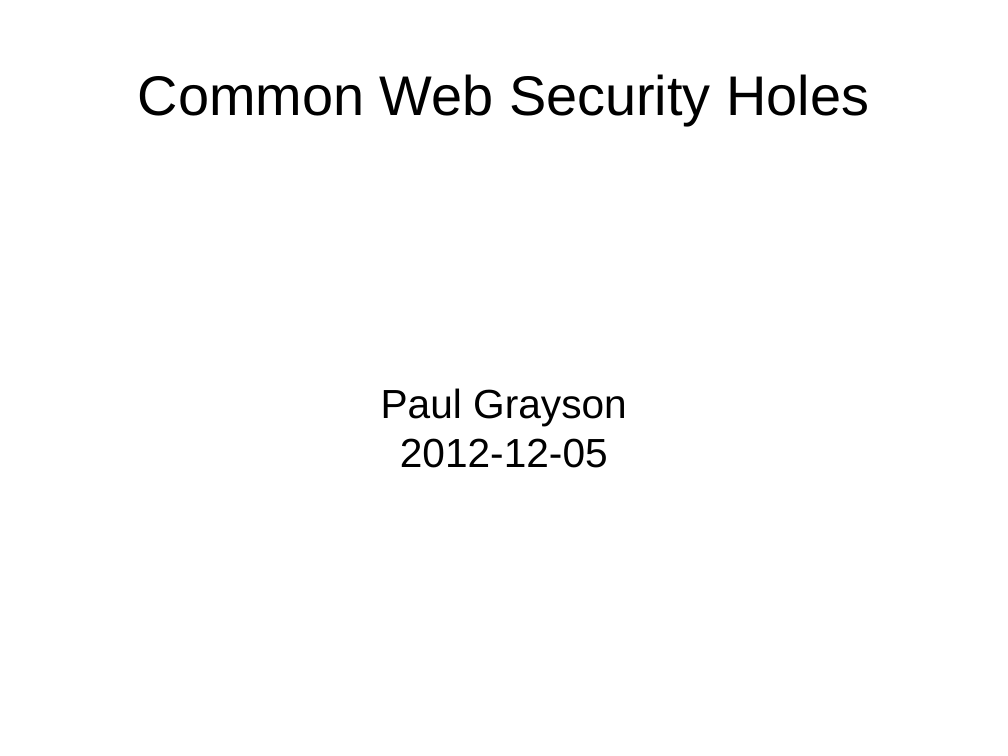
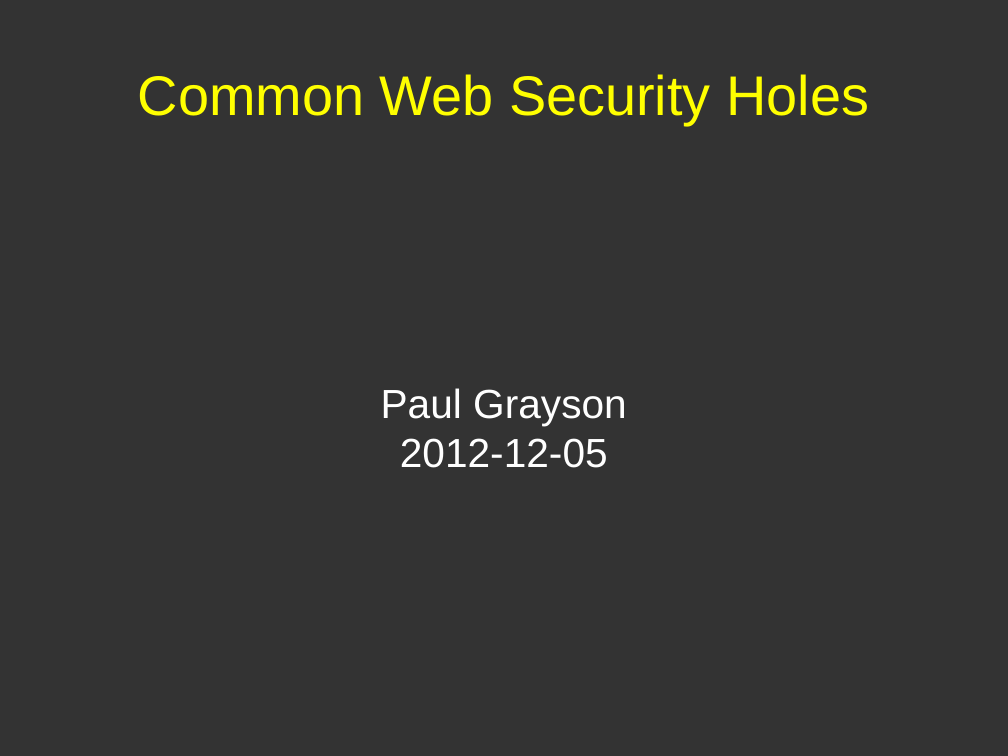
Before and after one commit to pdg137/securitypres, a slide deck: slide 1 of security.odp. Drawn at 1008x756 pixels with LibreOffice and Linux fonts; fonts in the diff are those of the drawing. Boxes give left, top, right and bottom in pixels: in the first picture for what was removed or moved away, otherwise in the second. Text is boxed around its words. In the diff, an @@ line names an element or a change of style, - is before the commit and + after.

```diff
--- a/security.odp
+++ b/security.odp
@@ background #FFFFFF to #333333 @@
@@ title "Common Web Security Holes" at (138,74,869,125): text colour #000000 to #FFFF00 @@
@@ subtitle "Paul Grayson" at (381,388,627,468): text colour #000000 to #FFFFFF @@
```
Also in this commit, not shown: 6 other slides changed, 2 slides added.
